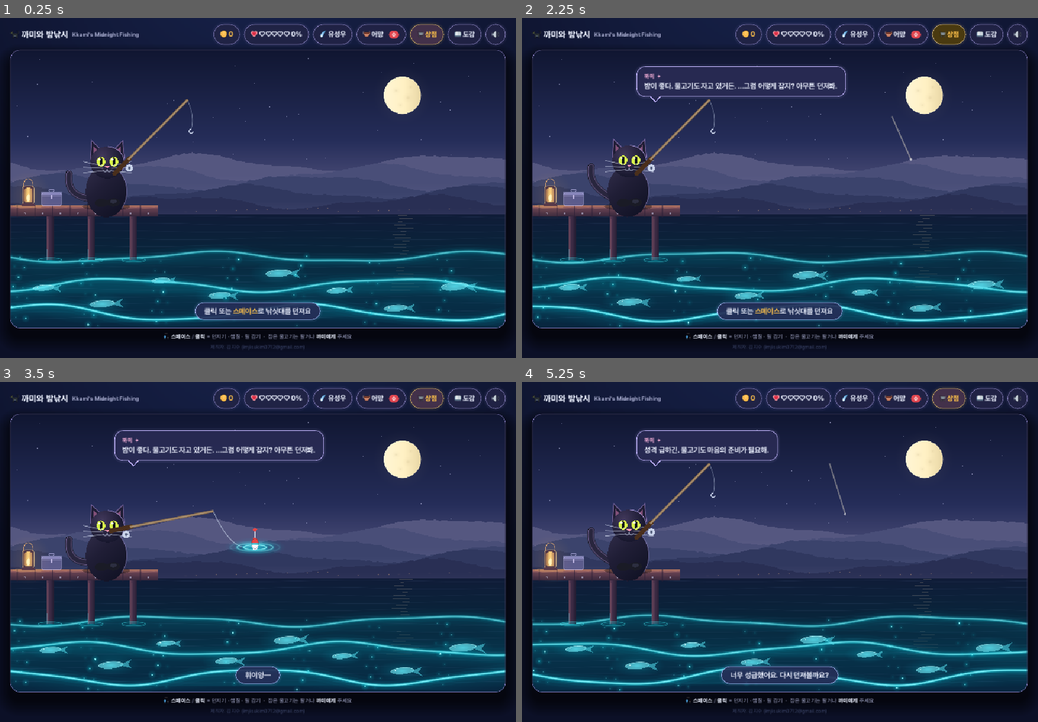
Above: before the commit, frames 1-4 (two rows, left to right).
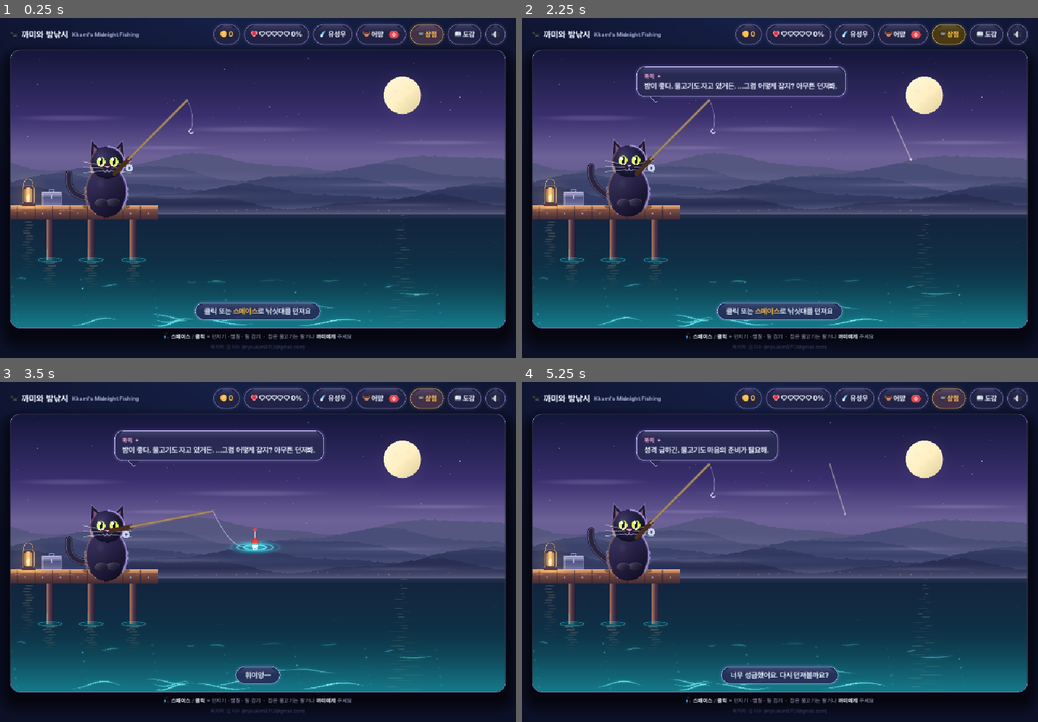
Above: after the commit, the same moments.

Repository: imjisukim0712-bit/Cat-Fishing
Game: Godot game, scene res://scenes/main.tscn
Two runs of this game, one before a commit and one after it. Both use one fixed random seed, a clock stepped at 60 frames per second and the inputs below.
Inputs (mouse positions are in pixels of both pictures, inside the frame that each line leads up to):
- Up to frame 1 (0.25 s): no input
- Up to frame 2 (2.25 s): click "🧺 어망" at 0.5 s; click "전부 팔기" at 1.25 s; click "🛒 상점" at 2 s
- Up to frame 3 (3.5 s): tap Enter at 2.75, 2.85 s; move the mouse to (371, 535) at 2.77 s; hold D from 2.78 s (still down); click (371, 535) at 2.92 s; tap Space at 3.02 s
- Up to frame 4 (5.25 s): release D at 3.5 s; drag from (676, 569) to (754, 620) at 3.52 s; move the mouse to (831, 477) at 4.27 s; hold D 4.28-5 s; tap C at 4.35 s; drag from (754, 620) to (625, 501) at 5.02 s

The runs differ from the first frame. In frame 1, 30% of the frame differs, in the area x 2-98%, y 2-92%; in frame 2, 31%; in frame 3, 31%; in frame 4, 30%.

Commit message:
Refine M3 visuals: single sea, no decoy fish, stronger scene rework
Address review feedback on the first M3 pass:
- Water reads as one continuous sea: smooth horizon-to-foreground
  gradient with glow only building near the bottom; organic curved
  wave highlights with perspective instead of full-width crest lines.
- Remove decorative fish; only the real hooked-fish cue appears.
- Sky gets a lavender horizon band and soft cloud wisps; mist ribbons
  between mountain ranges; smooth moon with a small halo.
- Kkami: soft shading, fur tufts, cool moon-side and warm lantern-side
  rim lights, glossier eyes. Pier: lantern light pool, plank seams,
  wavy post reflections. Frosted glass UI highlight lines.

Visual-only; selftest 30/30 and all screenshot-tour states render.
Implemented with Codex over several review rounds.

Co-Authored-By: Claude Opus 5.5 <noreply@anthropic.com>
Claude-Session: https://claude.ai/code/session_018P3p2Mzt546YvsHAaNYGJm

Diff:
--- a/godot/scripts/main.gd
+++ b/godot/scripts/main.gd
@@ -53,6 +53,20 @@
 		s.border_width_top = maxi(1, bw)
 
 	return s
+
+# Visual-only sheen; it follows the existing Control size and never takes input.
+func glass_sheen(control: Control, radius: float) -> void:
+	control.draw.connect(func():
+		var w := control.size.x
+		var h := control.size.y
+		if w < 8 or h < 8: return
+		var r := minf(radius, minf(w, h) * .5)
+		var depth := minf(16, h * .44)
+		var points := PackedVector2Array([Vector2(r, 2), Vector2(w - r, 2), Vector2(w - 3, depth), Vector2(3, depth)])
+		control.draw_polygon(points, PackedColorArray([Color("#d5ceff24"), Color("#d5ceff24"), Color("#d5ceff00"), Color("#d5ceff00")]))
+		control.draw_line(Vector2(r, 2), Vector2(w - r, 2), Color("#eee9ff88"), 1, true)
+	)
+	control.resized.connect(control.queue_redraw)
 
 func lbl(txt: String, size := 13, col := TEXT, font: Font = null) -> Label:
 	var l := Label.new()
@@ -119,12 +133,14 @@
 	b.add_theme_color_override("font_pressed_color", fg)
 	b.add_theme_color_override("font_disabled_color", Color("#4d566f"))
 	if cb.is_valid(): b.pressed.connect(cb)
+	if kind != "x": glass_sheen(b, radius)
 	return b
 
 func chip(content: Control, bg := PANEL, border := LINE) -> PanelContainer:
 	var p := PanelContainer.new()
 	p.add_theme_stylebox_override("panel", sb(bg, border, 999, 1, Vector4(13, 7, 13, 7)))
 	p.add_child(content)
+	glass_sheen(p, 999)
 	return p
 
 func tag(txt: String, col: Color) -> PanelContainer:
@@ -285,7 +301,8 @@
 
 	# 말풍선
 	bubble = PanelContainer.new()
-	bubble.add_theme_stylebox_override("panel", sb(Color("#272951ed"), Color("#bfb1ff"), 16, 1, Vector4(15, 12, 15, 12)))
+	bubble.add_theme_stylebox_override("panel", sb(Color("#272951de"), Color("#bfb1ff"), 16, 1, Vector4(15, 12, 15, 12)))
+	glass_sheen(bubble, 16)
 	bubble.position = Vector2(STAGE_SIZE.x * 0.21, STAGE_SIZE.y * 0.06)
 	bubble.mouse_filter = Control.MOUSE_FILTER_IGNORE
 	var bv := VBoxContainer.new()
@@ -299,11 +316,13 @@
 	bubble.add_child(bv)
 	var tail := Polygon2D.new()
 	tail.polygon = PackedVector2Array([Vector2(26, 0), Vector2(48, 0), Vector2(37, 11)])
-	tail.color = Color("#bfb1ff")
-	var tail_inner := Polygon2D.new()
-	tail_inner.polygon = PackedVector2Array([Vector2(28, -1), Vector2(46, -1), Vector2(37, 9)])
-	tail_inner.color = Color("#272951")
-	tail.add_child(tail_inner)
+	tail.color = Color("#272951de")
+	var tail_border := Line2D.new()
+	tail_border.points = PackedVector2Array([Vector2(26, 0), Vector2(37, 11), Vector2(48, 0)])
+	tail_border.width = 1
+	tail_border.default_color = Color("#bfb1ff")
+	tail_border.antialiased = true
+	tail.add_child(tail_border)
 	bubble.add_child(tail)
 	bubble.resized.connect(func(): tail.position = Vector2(0, bubble.size.y - 0.5))
 	bubble.modulate.a = 0.0
@@ -323,6 +342,7 @@
 	cc.mouse_filter = Control.MOUSE_FILTER_IGNORE
 	add_child(cc)
 	status_box = PanelContainer.new()
+	glass_sheen(status_box, 999)
 	status_box.mouse_filter = Control.MOUSE_FILTER_IGNORE
 	status_label = rich(14)
 	status_box.add_child(status_label)
--- a/godot/scripts/stage.gd
+++ b/godot/scripts/stage.gd
@@ -11,6 +11,8 @@
 var stars: Array = []
 var mountains: Array[PackedVector2Array] = []
 var glow_texture: GradientTexture2D
+var cloud_texture: GradientTexture2D
+var wave_ridges: Array[Dictionary] = []
 var _base := Vector2.ZERO      # 화면 흔들림 오프셋
 
 func _ready() -> void:
@@ -28,6 +30,14 @@
 			pts.append(Vector2(x, y))
 		pts.append(Vector2(W, WATER))
 		mountains.append(pts)
+	# Stable irregular placements; visual randomness never touches Game's RNG.
+	for i in 17:
+		var depth := sqrt(rng.randf_range(.02, 1.0))
+		wave_ridges.append({"x": rng.randf_range(15, W - 15), "y": 427 + depth * 103,
+			"length": rng.randf_range(20, 35 + depth * 105), "phase": rng.randf() * TAU,
+			"bend": rng.randf_range(3, 7) * depth, "depth": depth,
+			"brightness": rng.randf_range(.35, .80) * (.3 + depth * .7),
+			"speed": rng.randf_range(.10, .21)})
 	var gradient := Gradient.new()
 	gradient.colors = PackedColorArray([Color.WHITE, Color(1, 1, 1, .25), Color(1, 1, 1, 0)])
 	gradient.offsets = PackedFloat32Array([0, .35, 1])
@@ -38,9 +48,29 @@
 	glow_texture.fill_to = Vector2(1, .5)
 	glow_texture.width = 128
 	glow_texture.height = 128
+	# Broader matte opacity profile makes wisps visible without emissive bloom.
+	cloud_texture = glow_texture.duplicate() as GradientTexture2D
+	var cloud_gradient := Gradient.new()
+	cloud_gradient.offsets = PackedFloat32Array([0, .45, .75, 1])
+	cloud_gradient.colors = PackedColorArray([Color.WHITE, Color(1, 1, 1, .75), Color(1, 1, 1, .25), Color(1, 1, 1, 0)])
+	cloud_texture.gradient = cloud_gradient
 
 func glow(x: float, y: float, rx: float, ry: float, color: Color) -> void:
 	draw_texture_rect(glow_texture, Rect2(x - rx, y - ry, rx * 2, ry * 2), false, color)
+
+func tapered_ridge(points: PackedVector2Array, width: float, color: Color) -> void:
+	var polygon := PackedVector2Array()
+	var colors := PackedColorArray()
+	for side in [1, -1]:
+		for step in points.size():
+			var i: int = step if side == 1 else points.size() - 1 - step
+			var u := float(i) / (points.size() - 1)
+			var taper := pow(maxf(0, sin(PI * u)), .75)
+			var tangent := points[mini(i + 1, points.size() - 1)] - points[maxi(0, i - 1)]
+			var normal := Vector2(-tangent.y, tangent.x).normalized()
+			polygon.append(points[i] + normal * side * width * .5 * maxf(.015, taper))
+			colors.append(Color(color, color.a * taper))
+	draw_polygon(polygon, colors)
 
 func _process(_d: float) -> void:
 	queue_redraw()
@@ -204,24 +234,34 @@
 
 # ----------------------------------------------------------------- 하늘
 func draw_sky(tm: float) -> void:
-	grad_rect(0, 0, W, WATER, Vector2.ZERO, Vector2(0, WATER), [[0.0, c("#101631")], [.55, c("#252d59")], [1.0, c("#62608a")]])
+	grad_rect(0, 0, W, WATER, Vector2.ZERO, Vector2(0, WATER), [[0.0, c("#14163a")], [.40, c("#3a2f6e")], [.65, c("#6d6198")], [1.0, c("#57547e")]])
+	# Flat atmospheric wisps: low-contrast pigment, no emissive sky glow.
+	for cloud in [Vector4(115, 132, 125, 7), Vector4(470, 154, 165, 8), Vector4(835, 180, 140, 6), Vector4(290, 190, 110, 5)]:
+		var cx: float = cloud.x + sin(tm * .025 + cloud.y) * 9
+		draw_texture_rect(cloud_texture, Rect2(cx - cloud.z, cloud.y - cloud.w, cloud.z * 2, cloud.w * 2), false, c("#d3c5ef", .19))
 	for s in stars:
-		circle(s.x, s.y, s.r, c("#d7d9ff", .22 + .28 * absf(sin(tm * s.sp + s.ph))))
+		circle(s.x, s.y, s.r, c("#d7d9ff", .15 + .20 * absf(sin(tm * s.sp + s.ph))))
+	for point in [Vector2(415, 37), Vector2(872, 91)]:
+		circle(point.x, point.y, 1.05, c("#e2ddff", .65))
 	var mx := 760.0; var my := 88.0; var mr := 36.0
 	# Smooth cream disc: four soft craters, no procedural speckle.
 	glow(mx, my, mr * 1.6, mr * 1.6, c("#ffe3b0", .18))
 	var moon := ell(mx, my, mr, mr)
 	moon.remove_at(moon.size() - 1)
-	grad_poly(moon, Vector2(mx - mr, my), Vector2(mx + mr, my),
+	grad_poly(moon, Vector2(mx - mr * .7, my - mr * .7), Vector2(mx + mr * .7, my + mr * .7),
 		[[0.0, c("#fff5d4")], [.55, c("#fff0c3")], [1.0, c("#e8d6a5")]])
-	for crater in [Vector4(-12, -9, 10, 8), Vector4(11, 5, 13, 11), Vector4(-4, 19, 7, 6), Vector4(16, -16, 6, 5)]:
-		glow(mx + crater.x, my + crater.y, crater.z, crater.w, c("#a48e61", .18))
+	for crater in [Vector4(-13, -8, 14, 11), Vector4(9, 7, 17, 14), Vector4(-6, 17, 10, 9), Vector4(12, -15, 11, 9)]:
+		glow(mx + crater.x, my + crater.y, crater.z, crater.w, c("#b29e77", .09))
 	stroke_ell(mx, my, mr, mr, c("#fff9df", .42), 1)
 	var colors := ["#555780", "#494e78", "#3b436c", "#30385f", "#292f54"]
 	for layer in mountains.size():
 		draw_colored_polygon(mountains[layer], c(colors[layer]))
 		var y := 244.0 + layer * 16
-		grad_rect(0, y, W, 30, Vector2(0, y), Vector2(0, y + 30), [[0.0, c("#aba0ca", 0)], [.6, c("#aba0ca", .055)], [1.0, c("#aba0ca", 0)]])
+		grad_rect(0, y, W, 30, Vector2(0, y), Vector2(0, y + 30), [[0.0, c("#aba0ca", 0)], [.6, c("#bab0d3", .13)], [1.0, c("#aba0ca", 0)]])
+	# Composite soft mist over the ranges so nearer polygons cannot hide it.
+	for ribbon in [Vector4(250, 244, 390, 12), Vector4(720, 262, 390, 13), Vector4(320, 284, 440, 14), Vector4(760, 301, 330, 10)]:
+		glow(ribbon.x, ribbon.y, ribbon.z, ribbon.w, c("#c7bbdf", .23))
+	grad_rect(0, WATER - 18, W, 18, Vector2(0, WATER - 18), Vector2(0, WATER), [[0.0, c("#b8afd2", 0)], [1.0, c("#c9bfe2", .24)]])
 	for i in 21:
 		var x := 340.0 + fmod(i * 137.7, 590)
 		var y := WATER - 4 - fmod(i * 3.3, 7)
@@ -230,70 +270,54 @@
 
 # ----------------------------------------------------------------- 물
 func draw_water(tm: float) -> void:
-	grad_rect(0, WATER, W, H - WATER, Vector2(0, WATER), Vector2(0, H), [[0.0, c("#101c38")], [.33, c("#09243a")], [.65, c("#07344b")], [1.0, c("#08263f")]])
-
-	# Quiet distant water; broken, narrow cream reflection.
-	for i in 24:
-		var y := WATER + 3 + i * 6.3
-		var wdt := 8 + i * .8 + sin(tm * .6 + i * 2.1) * 6
-		fill_ell(760 + sin(i * 1.8 + tm * .4) * 7, y, wdt, .7, c("#ffe0b7", .24 - i * .007))
+	# One continuous sea: depth changes smoothly, never at a crest boundary.
+	grad_rect(0, WATER, W, H - WATER, Vector2(0, WATER), Vector2(0, H),
+		[[0.0, c("#14233e")], [.35, c("#102d43")], [.7, c("#0b374a")], [1.0, c("#09465a")]])
+	grad_rect(0, WATER, W, 12, Vector2(0, WATER), Vector2(0, WATER + 12), [[0.0, c("#b8afd2", .12)], [1.0, c("#b8afd2", 0)]])
 	var wk: String = Game.weather.key
-	var amp := 6.4 if wk == "storm" else (5.2 if wk == "hightide" else 2.0)
-	for i in 15:
-		var pts := PackedVector2Array()
-		for x in range(0, 969, 12):
-			pts.append(Vector2(x, WATER + 6 + i * 14 + sin(x * .014 + tm * .45 + i) * amp))
-		draw_polyline(pts, c("#839ed5", .07), 1, true)
-	# Layered alpha glow is local to the near water (Compatibility / Web).
-	for band in 3:
-		var pts := PackedVector2Array()
-		var haze := PackedVector2Array()
-		var haze_colors := PackedColorArray()
-		var strength := .65 + band * .16
-		for x in range(0, 969, 8):
-			var y := 402 + band * 54 + sin(x * .012 + tm * .35 + band * 2) * (9 + band * 3)
-			y += sin(x * .027 - tm * .22 + band) * 2.5
-			pts.append(Vector2(x, y))
-		# A translucent ribbon fades below each crest, not into the sky.
-		# One vertex-colored polygon per ribbon, rather than one draw per segment.
-		for point in pts:
-			haze.append(point)
-			haze_colors.append(c("#02d5ed", .13 * strength))
-		for i in range(pts.size() - 1, -1, -1):
-			haze.append(pts[i] + Vector2(0, 32))
-			haze_colors.append(c("#02d5ed", 0))
-		draw_polygon(haze, haze_colors)
-		draw_polyline(pts, c("#00cde2", .035 * strength), 28, true)
-		draw_polyline(pts, c("#00d9ec", .075 * strength), 16, true)
-		draw_polyline(pts, c("#16e7f5", .18 * strength), 8, true)
-		draw_polyline(pts, c("#35eefa", .40 * strength), 4.5, true)
-		draw_polyline(pts, c("#7ff6ff", .88 * strength), 2.1 + band * .3, true)
-	# Nine 45–70 px silhouettes; the active float gets a wide, softly faded gap.
-	for i in 9:
-		var x := fposmod(i * 113.7 + tm * (3 + i % 3), W + 100) - 50
-		var y := 428 + fmod(i * 31.3, 74) + sin(tm * .7 + i) * 3
-		var visibility := 1.0
-		if Game.mode in ["wait", "bite", "fight"]:
-			visibility = smoothstep(110.0, 165.0, absf(x - Game.fx))
-		if visibility <= .001: continue
-		var size := (45.0 + fmod(i * 9.7, 26.0)) / 2.7
-		var wiggle := sin(tm * 2.2 + i * 1.7) * size * .10
-		glow(x, y, size * 2.3, size * .9, c("#00ddf4", .45 * visibility))
-		glow(x, y, size * 1.4, size * .5, c("#51efff", .27 * visibility))
-		draw_colored_polygon(PackedVector2Array([Vector2(x + size * .7, y), Vector2(x + size * 1.7, y - size * .4 + wiggle), Vector2(x + size * 1.4, y + wiggle), Vector2(x + size * 1.7, y + size * .35 + wiggle)]), c("#56deef", .53 * visibility))
-		fill_ell(x, y, size, size * .28, c("#74e9f6", .60 * visibility), -.08)
-		stroke_ell(x, y, size, size * .28, c("#b0faff", .65 * visibility), 1, -.08, PI, TAU)
-		circle(x - size * .6, y - 1, 1, c("#e5ffff", .7 * visibility))
-	for i in 86:
+	var amp := 4.0 if wk == "storm" else (3.2 if wk == "hightide" else 1.0)
+	# Bottom light has a zero-slope fade-in, with no horizontal crest boundary.
+	var glow_top := WATER + (H - WATER) * .42
+	grad_rect(0, glow_top, W, H - glow_top, Vector2(0, glow_top), Vector2(0, H),
+		[[0.0, c("#2fe3ea", 0)], [.2, c("#2fe3ea", .025)], [.45, c("#2fe3ea", .095)], [.7, c("#2fe3ea", .20)], [1.0, c("#2fe3ea", .33)]])
+	# A light sprinkle in the distance, rather than rows of dash marks.
+	for i in 26:
+		var depth := (i + .5) / 26.0
+		var x := fmod(i * 367.31, W)
+		var y := WATER + 4 + depth * 100
+		var length := 3 + depth * 11
+		line(Vector2(x, y), Vector2(x + length, y + sin(tm * .4 + i) * .5 * amp), c("#8baabf", .035 + depth * .02), .7)
+	# Each ridge is a whole irregular arc: gaps are between ridges, never periodic cuts.
+	for ridge in wave_ridges:
+		var points := PackedVector2Array()
+		var phase: float = ridge.phase + tm * ridge.speed
+		var cx: float = ridge.x + sin(phase * .6) * (5 + ridge.depth * 9)
+		var cy: float = ridge.y + sin(phase * .8 + ridge.phase) * 2.5
+		for j in 25:
+			var u := j / 24.0
+			var bend: float = sin(u * PI * 1.5 + phase) * ridge.bend
+			bend += sin(u * TAU + ridge.phase - tm * .13) * ridge.bend * .25
+			points.append(Vector2(cx + (u - .5) * ridge.length, cy + bend * amp))
+		tapered_ridge(points, 15, c("#05cdda", ridge.brightness * .05))
+		tapered_ridge(points, 8, c("#13e2ec", ridge.brightness * .13))
+		tapered_ridge(points, 3.5, c("#4ceef4", ridge.brightness * .32))
+		tapered_ridge(points, 1.4 + ridge.depth * .6, c("#a6fdff", ridge.brightness))
+	# A soft broken moon column reaches through the same water, gradually wider.
+	for i in 39:
+		var depth := i / 38.0
+		var y := WATER + 3 + depth * (H - WATER - 8)
+		var x := 760 + sin(i * 2.3 + tm * .35) * (3 + depth * 17)
+		var width := 4 + depth * 16 + sin(i * 1.7 + tm * .5) * 3
+		var alpha := (.17 - depth * .10) * (.65 + .35 * sin(i * 1.8 + tm * .8))
+		glow(x, y, width * 1.8, 2 + depth * 2, c("#ffe4bb", alpha * .45))
+		fill_ell(x, y, width, .55 + depth * .3, c("#ffe8c6", alpha))
+	for i in 38:
+		var depth := (i + .5) / 38.0
 		var x := fmod(i * 137.53, W)
-		var y := 400 + fmod(i * 53.17, 137)
-		var twinkle := pow(absf(sin(tm * .8 + i)), 6)
-		var alpha := .22 + .62 * twinkle
-		glow(x, y, 6 + twinkle * 3, 6 + twinkle * 3, c("#10e6f5", alpha * .7))
-		circle(x, y, .75 + twinkle * .45, c("#a5faff", alpha))
-		if i % 9 == 0:
-			line(Vector2(x - 2.5, y), Vector2(x + 2.5, y), c("#bcffff", twinkle * .65), .8)
-			line(Vector2(x, y - 2.5), Vector2(x, y + 2.5), c("#bcffff", twinkle * .65), .8)
+		var y := H - 98 + depth * 94
+		var alpha := .12 + .40 * pow(absf(sin(tm * .7 + i)), 6)
+		glow(x, y, 4, 4, c("#29e4ed", alpha))
+		circle(x, y, .6, c("#adfaff", alpha))
 
 	# 물속 물고기 그림자 (대기 중)
 	if Game.mode == "wait" and Game.fish:
@@ -321,16 +345,34 @@
 # ----------------------------------------------------------------- 부두
 func draw_dock() -> void:
 	for x in [70, 150, 232]:
-		grad_rect(x, WATER - 6, 14, 96, Vector2(x, 0), Vector2(x + 14, 0), [[0.0, c("#654257")], [.35, c("#44304a")], [1.0, c("#251e34")]])
+		grad_rect(x, WATER - 6, 14, 96, Vector2(x, 0), Vector2(x + 14, 0), [[0.0, c("#b17a62")], [.22, c("#79534f")], [.6, c("#433049")], [1.0, c("#251e34")]])
+		for i in 10:
+			var ry := WATER + 96 + i * 5
+			var rx: float = x + 7 + sin(Game.clock * .8 + i * 1.7) * 5
+			var reflection := quad_pts(Vector2(rx - 8, ry), Vector2(rx, ry + sin(i + Game.clock) * 2), Vector2(rx + 7, ry - .5), 8)
+			stroke(reflection, c("#d3a282", .30 * (1 - i / 10.0)), 1.8)
 		line(Vector2(x + 3, WATER + 10), Vector2(x + 3, WATER + 88), c("#bd7880", .24), 1)
 		glow(x + 7, WATER + 90, 31, 9, c("#03dfef", .4))
 		stroke_ell(x + 7, WATER + 90, 23, 4, c("#42eaf4", .5), 1)
 		line(Vector2(x + 1, WATER + 70), Vector2(x + 1, WATER + 90), c("#65eaff", .36), 1)
-	grad_rect(0, WATER - 16, 286, 22, Vector2(0, WATER - 16), Vector2(0, WATER + 6), [[0.0, c("#ba795e")], [.2, c("#8b5860")], [.25, c("#684252")], [1.0, c("#34263b")]])
+	grad_rect(0, WATER - 16, 286, 27, Vector2(0, WATER - 16), Vector2(0, WATER + 11), [[0.0, c("#e0a475")], [.23, c("#b47859")], [.28, c("#805044")], [1.0, c("#402b35")]])
 	for x in range(14, 286, 34):
-		line(Vector2(x, WATER - 16), Vector2(x, WATER + 6), c("#291e36", .7), 1.5)
+		line(Vector2(x, WATER - 16), Vector2(x, WATER + 11), c("#291e36", .7), 1.5)
 		line(Vector2(x + 4, WATER - 11), Vector2(x + 27, WATER - 12), c("#e0a078", .25), 1)
 		circle(x + 15, WATER - 1, 1.6, c("#8d849e"))
+	line(Vector2(0, WATER - 16), Vector2(286, WATER - 16), c("#ffcc8c", .75), 1.5)
+	for i in 17:
+		var x := fmod(i * 47.3, 276)
+		line(Vector2(x, WATER - 8 + i % 4), Vector2(minf(285, x + 18), WATER - 9 + i % 4), c("#efb586", .22), .7)
+	glow(40, WATER - 13, 89, 11, c("#ffb466", .42))
+	glow(35, WATER - 13, 43, 6, c("#ffe0a0", .4))
+	# Broken lantern reflection begins below the apron and fades with distance.
+	for i in 19:
+		var ry := WATER + 16 + i * 5.5
+		var rx := 35 + sin(Game.clock * .6 + i * 1.4) * (3 + i * .2)
+		var alpha := .23 * (1 - i / 19.0)
+		glow(rx, ry, 11 + i * .2, 3, c("#ffc878", alpha * .6))
+		stroke(quad_pts(Vector2(rx - 7, ry), Vector2(rx, ry + sin(i + Game.clock) * 2), Vector2(rx + 6, ry), 8), c("#ffce86", alpha), 1.5)
 	# Amber lantern, with restrained local flicker.
 	var ly := WATER - 35
 	var flicker := .85 + .07 * sin(Game.clock * 4.1) + .04 * sin(Game.clock * 7.3)
@@ -345,11 +387,13 @@
 	fill_rrect(21, ly + 16, 28, 4, 2, c("#57394a"))
 	# Translucent tackle box; filled creel remains visible through its lid.
 	var bx := 80.0; var by := WATER - 16
-	fill_rrect(bx - 19, by - 24, 38, 24, 3, c("#a99adb", .36))
+	grad_poly(rrect(bx - 19, by - 24, 38, 24, 3), Vector2(bx, by - 24), Vector2(bx, by), [[0.0, c("#e0dcff", .50)], [.35, c("#a7a3dc", .26)], [1.0, c("#bfb9ed", .45)]])
 	stroke_rrect(bx - 19, by - 24, 38, 24, 3, c("#d3ccff", .8), 1)
 	fill_rrect(bx - 20, by - 27, 40, 7, 2, c("#bcb9f4", .45))
 	line(Vector2(bx - 18, by - 19), Vector2(bx + 18, by - 19), c("#ddd7ff", .6), 1)
 	stroke_rrect(bx - 5, by - 31, 10, 4, 2, c("#a9a6d8"), 1)
+	line(Vector2(bx - 16, by - 22), Vector2(bx - 16, by - 3), c("#fff0df", .7), 1)
+	line(Vector2(bx - 18, by - 26), Vector2(bx + 18, by - 26), c("#efedff", .85), 1)
 	fill_rrect(bx - 2, by - 20, 4, 7, 1, c("#e0d5ff", .7))
 	if not Game.S.creel.is_empty():
 		glow(bx, by - 10, 19, 10, c("#52eee9", .45))
@@ -427,14 +471,31 @@
 	var body_w := 40 + fat * 11; var body_h := 50 + fat * 5
 	var body := ell(bx, by - body_h * 0.55 + breathe * 0.3, body_w, body_h)
 	body.remove_at(body.size() - 1)
-	grad_poly(body, Vector2(bx - 40, by - 90), Vector2(bx + 40, by), [[0.0, c("#35314f")], [.5, c("#201e36")], [1.0, c("#121326")]])
-	stroke_ell(bx, by - body_h * .55 + breathe * .3, body_w, body_h, c("#b4a2e8", .45), 1.3, 0, -1.2, .7)
+	grad_poly(body, Vector2(bx - 40, by - 90), Vector2(bx + 40, by), [[0.0, c("#3b3566")], [.35, c("#302b53")], [.72, c("#211b3b")], [1.0, c("#120f26")]])
+	stroke_ell(bx, by - body_h * .55 + breathe * .3, body_w, body_h, c("#b7a8ff", .70), 2.5, 0, -1.2, .7)
+	# Broad soft form light, then fine fur edges; outfits still draw over the body.
+	glow(bx - body_w * .28, by - body_h * .85, body_w * .65, body_h * .64, c("#8a769a", .19))
+	stroke_ell(bx, by - body_h * .55 + breathe * .3, body_w - 1, body_h - 1, c("#ffb466", .27), 3, 0, 2.6, 4.1)
+	stroke_ell(bx, by - body_h * .55 + breathe * .3, body_w - 1, body_h - 1, c("#b8a4ef", .24), 4, 0, -1.1, .55)
+	for i in 9:
+		var a := 2.6 + i * .16
+		var edge := Vector2(bx + cos(a) * body_w, by - body_h * .55 + breathe * .3 + sin(a) * body_h)
+		line(edge, edge + Vector2(-1.7, -2.2), c("#c2a0b2", .22), .7)
+	for side in [-1, 1]:
+		for i in 5:
+			var a := -.10 + i * .19
+			var edge := Vector2(bx + side * cos(a) * body_w, by - body_h * .55 + breathe * .3 + sin(a) * body_h)
+			var tuft := quad_pts(edge + Vector2(0, -3), edge + Vector2(side * 5, 1), edge + Vector2(-side, 5), 6)
+			stroke(tuft, c("#a08ab9", .32), 3.5)
+			stroke(tuft, c("#b7a8ff" if side > 0 else "#ffb466", .52 if side > 0 else .30), 1.2)
 	draw_outfit_body(Game.S.outfit, bx, by, body_w, body_h, breathe)
 
 	# 앞발
-	fill_ell(bx + 14, by - 6, 13, 8, c("#1a1b26"))
-	fill_ell(bx - 9, by - 5, 13, 8, c("#1a1b26"))
-	fill_ell(bx + 14, by - 8, 6.5, 4, c("#2c2e40"))
+	for paw in [Vector2(bx + 14, by - 6), Vector2(bx - 9, by - 5)]:
+		grad_poly(ell(paw.x, paw.y, 13, 8), paw + Vector2(-8, -7), paw + Vector2(7, 8), [[0.0, c("#51445f")], [.45, c("#2c2943")], [1.0, c("#16182c")]])
+		stroke_ell(paw.x, paw.y, 12, 7, c("#a392c9", .25), .8, 0, -2.6, -.4)
+		for toe in 2:
+			line(paw + Vector2(2 + toe * 4, 2), paw + Vector2(2 + toe * 4, 5), c("#101225", .5), .7)
 
 	# 머리
 	var hy := by - body_h - 34 + breathe
@@ -449,10 +510,19 @@
 	var head := ell(hx, hy, hr, hr - 2)
 	head.remove_at(head.size() - 1)
 	var focus := Vector2(hx - 10, hy - 12)
-	var c0 := c("#41385b"); var c1 := c("#17172d")
+	var c0 := c("#3b3566"); var c1 := c("#120f26")
 	fan(focus, c0, head, func(p: Vector2): return c0.lerp(c1, clampf((p.distance_to(focus) - 4) / (hr + 8 - 4), 0, 1)))
 
-	stroke_ell(hx, hy, hr, hr - 2, c("#c3aff9", .65), 1.2, 0, -1.5, .55)
+	stroke_ell(hx, hy, hr, hr - 2, c("#b7a8ff", .78), 2.5, 0, -1.5, .55)
+	stroke_ell(hx, hy, hr - 1, hr - 3, c("#baa8ef", .22), 4, 0, -1.5, .55)
+	stroke_ell(hx, hy, hr - 1, hr - 3, c("#ffb466", .27), 2.5, 0, 2.5, 3.9)
+	glow(hx - 15, hy - 10, 16, 18, c("#dab092", .12))
+	for side in [-1, 1]:
+		for i in 3:
+			var edge := Vector2(hx + side * (hr - 2 - i), hy + 8 + i * 4)
+			var tuft := quad_pts(edge + Vector2(0, -3), edge + Vector2(side * 5, 0), edge + Vector2(-side * 2, 4), 6)
+			stroke(tuft, c("#a08ab9", .42), 3.5)
+			stroke(tuft, c("#b7a8ff" if side > 0 else "#ffb466", .62 if side > 0 else .36), 1.2)
 	# 눈
 	var mood := Game.cat_mood
 	var blinking := Game.blink > 0.0 and mood != "star"
@@ -469,11 +539,12 @@
 			continue
 		var eh := 1.6 if blinking else (12.0 if mood == "alert" else 9.5)
 		glow(X, ey, 12, eh + 4, c("#d3ef5b", .22))
-		fill_ell(X, ey, 8.4, eh, c("#d8f24a"))
+		grad_poly(ell(X, ey, 8.4, eh), Vector2(X, ey - eh), Vector2(X, ey + eh), [[0.0, c("#94b746")], [.45, c("#d8f24a")], [1.0, c("#f4ef94")]])
 		if not blinking:
 			var pw := 4.6 if mood == "alert" else 2.4
 			fill_ell(X, ey, pw, eh - 1.2, c("#10131c"))
-			circle(X - 3, ey - 4, 1.9, Color(1, 1, 1, .85))
+			circle(X - 2.4, ey - 4, 3.0, Color(1, 1, 1, .98))
+			circle(X + 3, ey + 4, 1.4, c("#ffffff", .92))
 
 	# 코 & 입
 	draw_colored_polygon(PackedVector2Array([Vector2(hx, hy + 11), Vector2(hx - 4.5, hy + 7), Vector2(hx + 4.5, hy + 7)]), c("#ff9ab5"))
